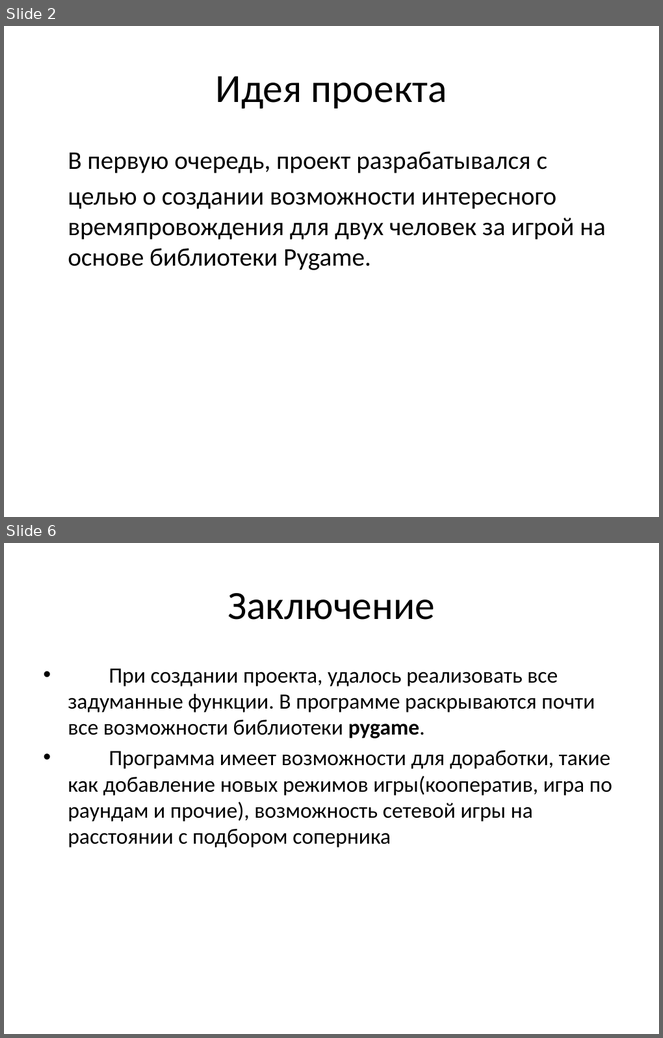
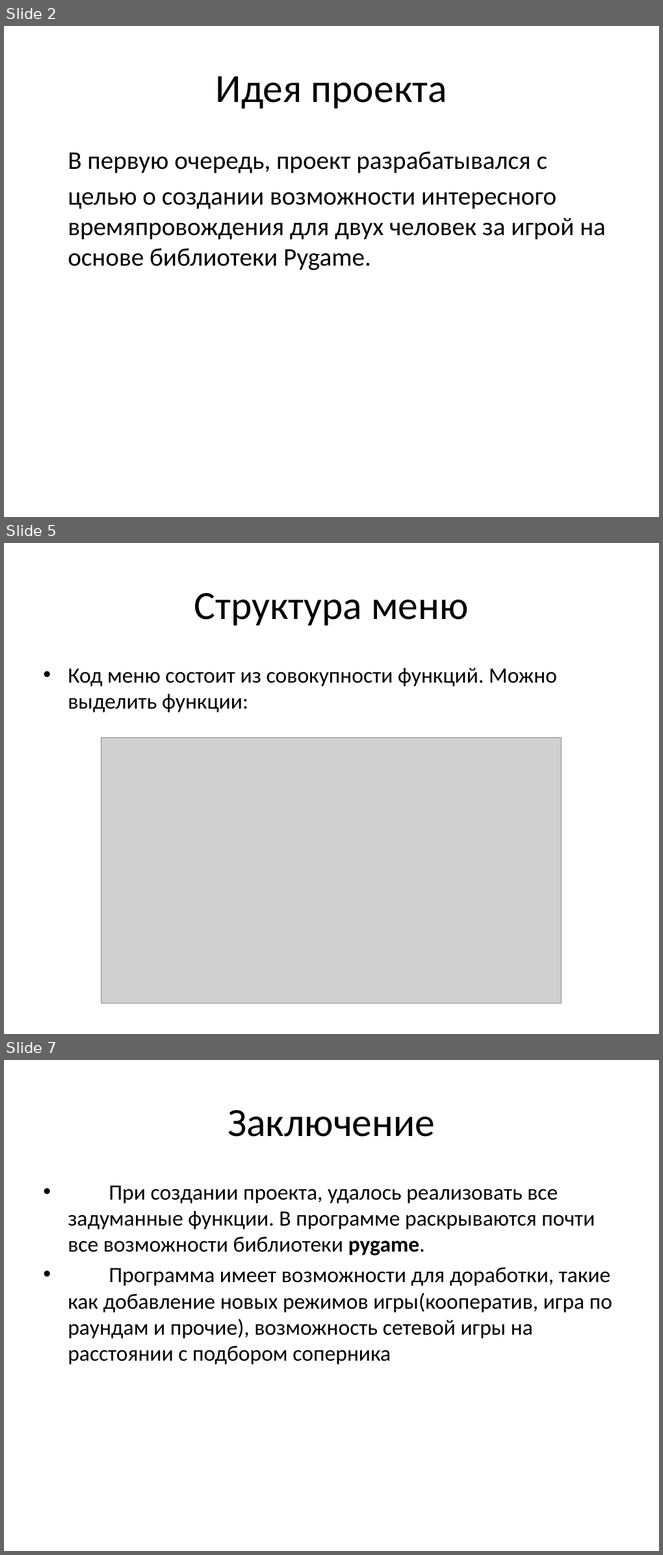
Before and after one commit to Arthur231456/Project_goal_strike, a slide deck: Презентация по проекту Pygame.pptx. Shown one above the other, each under a label of ours: slides 2 and 6 before the commit, slides 2, 5 and 7 after it; the slides between them are not shown. The pictures are 663x1038 and 663x1555 pixels, drawn with LibreOffice and Linux fonts; fonts in the diff are those of the drawing; grey boxes stand for pictures. Boxes give left, top, right and bottom in pixels: in the first picture for what was removed or moved away, otherwise in the second. Text is boxed around its words. In the diff, an @@ line names an element or a change of style, - is before the commit and + after.

```diff
--- a/Презентация по проекту Pygame.pptx
+++ b/Презентация по проекту Pygame.pptx
@@ slide 5 added at <box>4,543,659,1034</box>, background #FFFFFF @@
@@ title added at <box>194,593,469,626</box>, 44 pt, text #000000 @@
+Структура меню
@@ text added at <box>68,668,557,713</box>, 24 pt, text #000000 @@
+• Код меню состоит из совокупности функций. Можно выделить функции:
@@ picture added at <box>101,737,561,1004</box> @@
@@ what was slide 6 is now slide 7 @@
```
Also in this commit, not shown: 2 slides changed, 1 other slide added, 1 slide removed, 3 other files.
